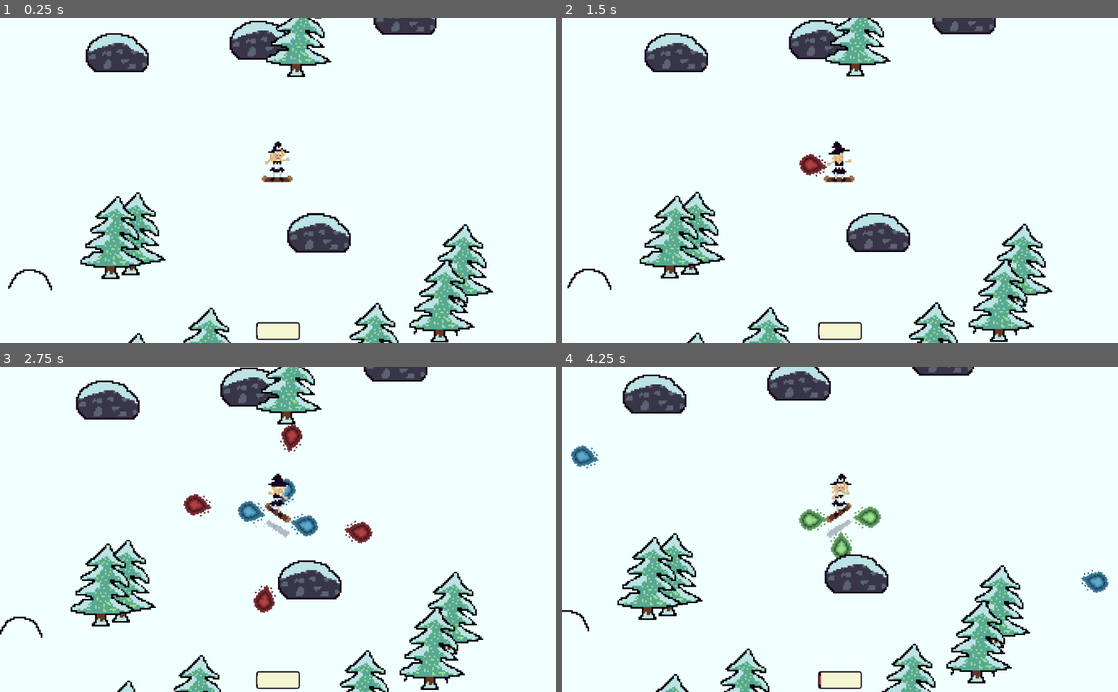
Above: before the commit, frames 1-4 (two rows, left to right).
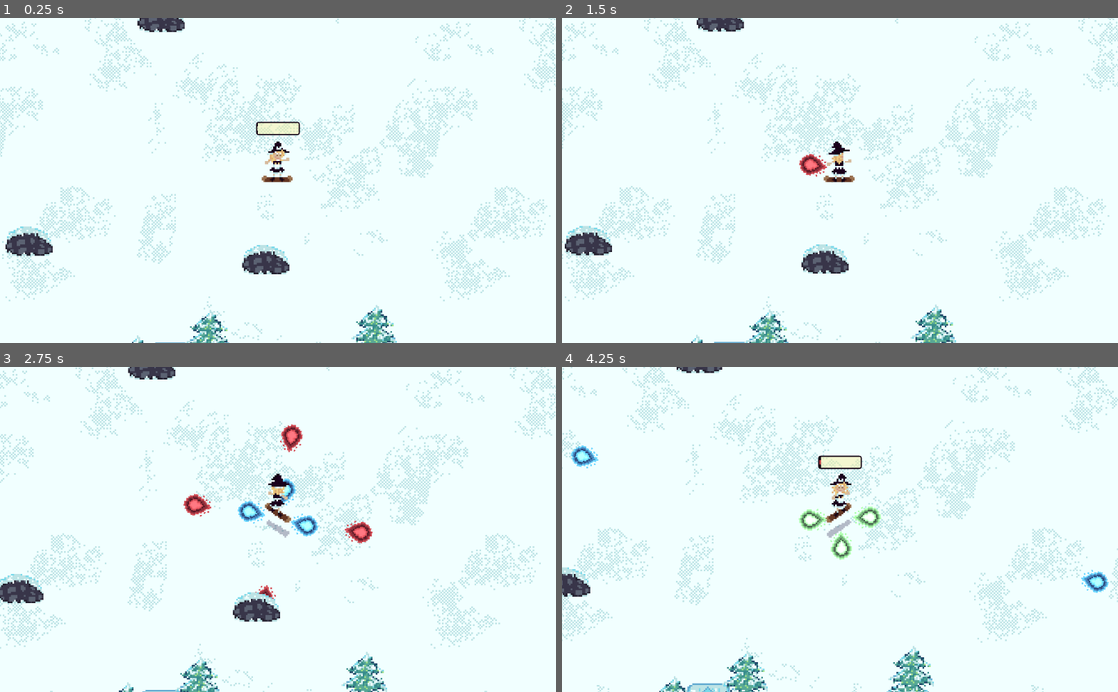
Above: after the commit, the same moments.

Repository: jiisloth/CirnoGoesSkiing
Game: Godot game, scene res://scenes/World.tscn
Same seed, same stepped clock (60 frames per second), same inputs: the game is played once before the commit and once after it.
Inputs:
- Up to frame 1 (0.25 s): no input
- Up to frame 2 (1.5 s): hold Right (right) 0.53-1.28 s; hold X (indy) 0.53-1.28 s; tap Space (jump) at 0.77, 1.07 s; tap Z (melon) at 0.8, 1.35 s; hold Left (left) from 1.28 s (still down)
- Up to frame 3 (2.75 s): tap Space (jump) at 1.52, 1.82, 2.3 s; tap C (nose) at 1.55 s; release Left (left) at 2.03 s; hold Right (right) from 2.03 s (still down); hold C (nose) from 2.03 s (still down)
- Up to frame 4 (4.25 s): release Right (right) at 2.78 s; release C (nose) at 2.78 s; hold Up (up) 2.78-3.53 s; tap Space (jump) at 2.85, 3.02, 3.32, 3.77, 4.07 s; tap X (indy) at 3.05 s; hold Left (left) from 3.53 s (still down); hold X (indy) from 3.53 s (still down); tap Z (melon) at 3.8 s

The runs differ from the first frame. In frame 1, 19% of the frame differs, in the area x 0-100%, y 0-100%; in frame 2, 19%; in frame 3, 20%; in frame 4, 18%.

Commit message:
Changed visuals and added graze

Diff:
--- a/Game/scenes/Bullet.gd
+++ b/Game/scenes/Bullet.gd
@@ -15,8 +15,11 @@
 var target = false
 var targeting = 0
 var hb_scale = 1
+var color = false
 
 func _ready():
+    if color:
+        $Sprite.modulate = color
     $CollisionShape2D.scale *= hb_scale
     $Sprite.position = Vector2.UP.rotated(-rotation)*20
     if track > 0:
--- a/Game/scenes/Bullet.tscn
+++ b/Game/scenes/Bullet.tscn
@@ -1,7 +1,10 @@
-[gd_scene load_steps=5 format=2]
+[gd_scene load_steps=6 format=2]
 
 [ext_resource path="res://img/pixelart/BulletRainDrop.png" type="Texture" id=1]
 [ext_resource path="res://scenes/Bullet.gd" type="Script" id=2]
+
+[sub_resource type="CanvasItemMaterial" id=3]
+blend_mode = 1
 
 [sub_resource type="CircleShape2D" id=1]
 radius = 4.12311
@@ -18,6 +21,10 @@
 scale = Vector2( 3, 3 )
 texture = ExtResource( 1 )
 
+[node name="Color" type="Sprite" parent="Sprite"]
+material = SubResource( 3 )
+texture = ExtResource( 1 )
+
 [node name="CollisionShape2D" type="CollisionShape2D" parent="."]
 shape = SubResource( 1 )
 
@@ -30,6 +37,7 @@
 shape = SubResource( 2 )
 
 [node name="VisibilityNotifier2D" type="VisibilityNotifier2D" parent="."]
+visible = false
 rect = Rect2( -500, -500, 1000, 1000 )
 
 [connection signal="area_entered" from="Track" to="." method="_on_Track_area_entered"]
--- a/Game/scenes/BulletShootter.gd
+++ b/Game/scenes/BulletShootter.gd
@@ -90,7 +90,7 @@
     bullet.rotation = (d + rotation)
     bullet.offset = Vector2(50,0).rotated(d+ rotation)
     bullet.global_position = get_parent().global_position + Vector2(50,0).rotated(d+ rotation)
-    bullet.modulate = color
+    bullet.color = color
     bullet.speed = 400 + 400*fly.z
     bullet.damage = 1 + hit.z*3 + trick_total*0.1
     bullet.wave = fly.y
--- a/Game/scenes/Chunk.gd
+++ b/Game/scenes/Chunk.gd
@@ -15,8 +15,8 @@
 
 func _ready():
     rng.seed = coords.x * 1000 + coords.y*10000 + coords.x + coords.y
-    add_objects(Trees, 1, 8)
-    add_objects(Rocks, 1, 6)
+    add_objects(Trees, -2, 8)
+    add_objects(Rocks, -2, 6)
     add_objects(Ramp, -2, 5)
 
 func add_objects(pscene, mini, maxi):
--- a/Game/scenes/Chunk.tscn
+++ b/Game/scenes/Chunk.tscn
@@ -1,12 +1,18 @@
-[gd_scene load_steps=5 format=2]
+[gd_scene load_steps=6 format=2]
 
 [ext_resource path="res://scenes/Chunk.gd" type="Script" id=1]
 [ext_resource path="res://scenes/Tree.tscn" type="PackedScene" id=2]
 [ext_resource path="res://scenes/Rock.tscn" type="PackedScene" id=3]
 [ext_resource path="res://scenes/Ramp.tscn" type="PackedScene" id=4]
+[ext_resource path="res://img/pixelart/snow.png" type="Texture" id=5]
 
 [node name="Chunk" type="YSort"]
 script = ExtResource( 1 )
 Trees = ExtResource( 2 )
 Rocks = ExtResource( 3 )
 Ramp = ExtResource( 4 )
+
+[node name="Snow" type="Sprite" parent="."]
+scale = Vector2( 3, 3 )
+z_index = -2
+texture = ExtResource( 5 )
--- /dev/null
+++ b/Game/scenes/Effect_Get.gd
@@ -0,0 +1,18 @@
+extends Label
+
+var types = {
+    "Graze": Color("#a24090")
+   }
+var etype = "Graze"
+
+func _ready():
+    text = etype + " +1"
+    for s in get_children():
+        s.text = text
+        s.add_color_override("font_color", types[etype])
+    var tween = Tween.new()
+    add_child(tween)
+    tween.interpolate_property(self, "margin_top", -8, -70,1.5, Tween.TRANS_ELASTIC, Tween.EASE_OUT)
+    tween.start()
+    yield(get_tree().create_timer(2), "timeout")
+    queue_free()
--- /dev/null
+++ b/Game/scenes/Effect_Get.tscn
@@ -0,0 +1,101 @@
+[gd_scene load_steps=4 format=2]
+
+[ext_resource path="res://misc/CyberSloth.ttf" type="DynamicFontData" id=1]
+[ext_resource path="res://scenes/Effect_Get.gd" type="Script" id=2]
+
+[sub_resource type="DynamicFont" id=1]
+font_data = ExtResource( 1 )
+
+[node name="Effect_Get" type="Label"]
+anchor_left = 0.561
+anchor_top = 0.414
+anchor_right = 0.561
+anchor_bottom = 0.414
+margin_left = 22.5359
+margin_top = -7.40002
+margin_right = 79.5359
+margin_bottom = 8.59998
+custom_colors/font_color = Color( 1, 1, 1, 1 )
+custom_fonts/font = SubResource( 1 )
+text = "Graze +1"
+script = ExtResource( 2 )
+__meta__ = {
+"_edit_group_": true,
+"_edit_use_anchors_": true
+}
+
+[node name="Outline" type="Label" parent="."]
+show_behind_parent = true
+margin_left = -2.0
+margin_top = -2.0
+margin_right = 55.0
+margin_bottom = 33.0
+custom_fonts/font = SubResource( 1 )
+text = "Graze +1
+"
+
+[node name="Outline2" type="Label" parent="."]
+show_behind_parent = true
+margin_top = -2.0
+margin_right = 57.0
+margin_bottom = 33.0
+custom_fonts/font = SubResource( 1 )
+text = "Graze +1
+"
+
+[node name="Outline3" type="Label" parent="."]
+show_behind_parent = true
+margin_left = -2.0
+margin_right = 55.0
+margin_bottom = 35.0
+custom_fonts/font = SubResource( 1 )
+text = "Graze +1
+"
+
+[node name="Outline4" type="Label" parent="."]
+show_behind_parent = true
+margin_left = 2.0
+margin_top = -2.0
+margin_right = 59.0
+margin_bottom = 33.0
+custom_fonts/font = SubResource( 1 )
+text = "Graze +1
+"
+
+[node name="Outline5" type="Label" parent="."]
+show_behind_parent = true
+margin_left = 2.0
+margin_right = 59.0
+margin_bottom = 35.0
+custom_fonts/font = SubResource( 1 )
+text = "Graze +1
+"
+
+[node name="Outline6" type="Label" parent="."]
+show_behind_parent = true
+margin_left = -2.0
+margin_top = 2.0
+margin_right = 55.0
+margin_bottom = 37.0
+custom_fonts/font = SubResource( 1 )
+text = "Graze +1
+"
+
+[node name="Outline7" type="Label" parent="."]
+show_behind_parent = true
+margin_top = 2.0
+margin_right = 57.0
+margin_bottom = 37.0
+custom_fonts/font = SubResource( 1 )
+text = "Graze +1
+"
+
+[node name="Outline8" type="Label" parent="."]
+show_behind_parent = true
+margin_left = 2.0
+margin_top = 2.0
+margin_right = 59.0
+margin_bottom = 37.0
+custom_fonts/font = SubResource( 1 )
+text = "Graze +1
+"
--- a/Game/scenes/Obstacle.gd
+++ b/Game/scenes/Obstacle.gd
@@ -4,10 +4,18 @@
 export(int) var height = 30
 export(int) var damage = 1
 export(int) var health = 1
+export(bool) var flippable = true
+
+var graze = true
+
+func _ready():
+    if flippable:
+        $Sprite.scale.x = $Sprite.scale.x
 
 func _on_Area2D_body_entered(body):
     if body.name == "Player":
         if body.height < height:
+            graze = false
             body.hit(damage, true)
 func die():
     queue_free()
@@ -20,3 +28,11 @@
             health -= area.damage
             if health < 0:
                 die()
+
+
+
+func _on_Grace_body_exited(body):
+    if body.name == "Player":
+        if graze:
+            body.graze()
+        graze = true
--- a/Game/scenes/Player.gd
+++ b/Game/scenes/Player.gd
@@ -1,6 +1,8 @@
 extends KinematicBody2D
 
 export(PackedScene) var BulletShootter
+export(PackedScene) var Effect_text
+
 
 
 var velocity = Vector2.ZERO
@@ -21,7 +23,7 @@
 const gravity = 10
 const turnspeed = 1.6
 
-var active_ramp = false
+var active_ramps = []
 
 var tricks = []
 var current_trick = trick.NONE
@@ -34,11 +36,13 @@
     NOSE
    }
 
-signal start_trick
-signal add_trick
-signal end_jump
+var coyote = 0
+var was_on_ground = true
+var jumped = false
+
 
 func _physics_process(delta):
+    set_was_on_ground(delta)
     var turn = 0
     if Input.is_action_pressed("left"):
         turn -= 1
@@ -64,13 +68,21 @@
 
     if Input.is_action_pressed("up") and is_on_ground():
         pass #climb hill
-    if Input.is_action_just_pressed("jump") and is_on_ground():
+    if Input.is_action_just_pressed("jump") and was_on_ground and not jumped:
+        jumped = true
         jump_turn = 0
         tricks = []
-        lift = 3
-        if active_ramp:
-            lift += clamp(get_ground_height(active_ramp)*movespeed*movespeed*0.000001,0,5)
-            active_ramp = false
+        if is_on_ground():
+            lift = 3
+        else:
+            lift += 3
+        if len(active_ramps) > 0:
+            lift += get_ramp_lift(get_ground_height(active_ramps),movespeed)
+            if is_on_ground():
+                jump = get_ground_height(active_ramps)
+            else:
+                jump += get_ground_height(active_ramps)
+            active_ramps = []
     if Input.is_action_pressed("jump") and $Damaged.time_left <= 0:
         lift -= delta*gravity*0.5
     else:
@@ -82,17 +94,17 @@
             if current_trick != trick.MELON:
                 add_trick()
             current_trick = trick.MELON
-            emit_signal("start_trick")
+            $Character/Trickbar.start_trick()
         if Input.is_action_just_pressed("indy"):
             if current_trick != trick.INDY:
                 add_trick()
             current_trick = trick.INDY
-            emit_signal("start_trick")
+            $Character/Trickbar.start_trick()
         if Input.is_action_just_pressed("nose"):
             if current_trick != trick.NOSE:
                 add_trick()
             current_trick = trick.NOSE
-            emit_signal("start_trick")
+            $Character/Trickbar.start_trick()
 
         match current_trick:
             trick.MELON:
@@ -116,7 +128,7 @@
 
 
     if jump > 0 and max(jump + lift, 0) == 0:
-        emit_signal("end_jump")
+        $Character/Trickbar.clear()
         shoot()
         tricks = []
         current_trick = trick.NONE
@@ -124,9 +136,13 @@
         trick_total = 0
     jump = max(jump + lift, 0)
     var ground_height = 0
-    if active_ramp:
-        ground_height = get_ground_height(active_ramp)
-    height = jump + ground_height
+    if len(active_ramps) > 0:
+        ground_height = get_ground_height(active_ramps)
+    if is_on_ground():
+        jumped = false
+        height = jump + ground_height
+    else:
+        height = jump
 
     if is_on_ground():
         dir += delta*turn*turnspeed
@@ -174,7 +190,7 @@
     move_and_slide(velocity, Vector2.UP)
 
 func add_trick():
-    emit_signal("add_trick")
+    $Character/Trickbar.add_trick()
     if current_trick != trick.NONE:
         tricks.append(Vector2(current_trick, trick_tick))
         trick_tick = 0
@@ -212,14 +228,14 @@
         breath -= TAU
 
     if sin(breath) > 0.2:
-        $Character/Head.position.y = -9
-    else:
-        $Character/Head.position.y = -10
+        $Character/Head.position.y = -27
+    else:
+        $Character/Head.position.y = -30
 
     if sin(breath) > 0.3:
-        $Character/Torso.position.y = -9
-    else:
-        $Character/Torso.position.y = -10
+        $Character/Torso.position.y = -27
+    else:
+        $Character/Torso.position.y = -30
 
 
 
@@ -247,19 +263,32 @@
     add_child(shootter)
 
 func on_ramp(ramp):
-    if active_ramp:
-        if get_ground_height(ramp) < get_ground_height(active_ramp):
-            return
-    active_ramp = ramp
+    if not ramp in active_ramps:
+        active_ramps.append(ramp)
 
 func off_ramp(ramp):
-    if active_ramp:
-        if active_ramp == ramp:
-            active_ramp = false
-
-func get_ground_height(ramp):
-    var distance = abs(ramp.global_position.y - global_position.y)
-    return (1-distance/24) * ramp.height
+    if ramp in active_ramps:
+        active_ramps.erase(ramp)
+
+func get_ground_height(ramps):
+    var gh = 0
+    for ramp in ramps:
+        var distance = abs(ramp.global_position.y - global_position.y)
+        gh = max(gh, (1-distance/24) * ramp.height)
+    return gh
+
+func force_jump(h):
+    if was_on_ground:
+        if is_on_ground():
+            lift = get_ramp_lift(h,movespeed)
+            jump = h
+        else:
+            lift += get_ramp_lift(h,movespeed)
+            jump += h
+        active_ramps = []
+
+func get_ramp_lift(h,s):
+    return clamp(h*abs(movespeed)*0.0001,0,5)
 
 func is_on_ground():
     if jump == 0:
@@ -267,5 +296,20 @@
     else:
         return false
 
+func set_was_on_ground(delta):
+    if not is_on_ground():
+        coyote += delta
+    else:
+        coyote = 0
+    if coyote < 0.2:
+        was_on_ground = true
+    else:
+        was_on_ground = false
+
+func graze():
+    var txt = Effect_text.instance()
+    txt.etype = "Graze"
+    add_child(txt)
+
 func angle_difference(from,to):
     return Vector2.UP.rotated(from).angle_to(Vector2.UP.rotated(to))
--- a/Game/scenes/Player.tscn
+++ b/Game/scenes/Player.tscn
@@ -6,6 +6,8 @@
 [ext_resource path="res://img/pixelart/torso.png" type="Texture" id=4]
 [ext_resource path="res://img/pixelart/head.png" type="Texture" id=5]
 [ext_resource path="res://scenes/BulletShootter.tscn" type="PackedScene" id=6]
+[ext_resource path="res://scenes/Trickbar.tscn" type="PackedScene" id=7]
+[ext_resource path="res://scenes/Effect_Get.tscn" type="PackedScene" id=8]
 
 [sub_resource type="CircleShape2D" id=1]
 radius = 4.0
@@ -24,6 +26,7 @@
 [node name="Player" type="KinematicBody2D"]
 script = ExtResource( 2 )
 BulletShootter = ExtResource( 6 )
+Effect_text = ExtResource( 8 )
 
 [node name="CollisionShape2D" type="CollisionShape2D" parent="."]
 shape = SubResource( 1 )
@@ -32,7 +35,7 @@
 position = Vector2( 0, 7.95808e-13 )
 z_index = -1
 z_as_relative = false
-amount = 26
+amount = 50
 lifetime = 3.0
 randomness = 0.12
 local_coords = false
@@ -46,23 +49,29 @@
 hframes = 12
 
 [node name="Character" type="Node2D" parent="."]
-scale = Vector2( 3, 3 )
 
 [node name="Feet" type="Sprite" parent="Character"]
-position = Vector2( 0, -10 )
+position = Vector2( 0, -30 )
+scale = Vector2( 3, 3 )
 texture = ExtResource( 3 )
 hframes = 12
 
 [node name="Torso" type="Sprite" parent="Character"]
-position = Vector2( 0, -10 )
+position = Vector2( 0, -30 )
+scale = Vector2( 3, 3 )
 texture = ExtResource( 4 )
 hframes = 12
 
 [node name="Head" type="Sprite" parent="Character"]
-position = Vector2( 0, -10 )
+position = Vector2( 0, -30 )
+scale = Vector2( 3, 3 )
 texture = ExtResource( 5 )
 hframes = 12
 vframes = 2
+
+[node name="Trickbar" parent="Character" instance=ExtResource( 7 )]
+margin_top = -108.0
+margin_bottom = -84.0
 
 [node name="Camera2D" type="Camera2D" parent="."]
 current = true
--- a/Game/scenes/Ramp.gd
+++ b/Game/scenes/Ramp.gd
@@ -12,3 +12,8 @@
 func _on_Area2D_body_exited(body):
     if body.name == "Player":
         body.off_ramp(self)
+
+
+func _on_ForceJump_body_entered(body):
+    if body.name == "Player":
+        body.force_jump(height)
--- a/Game/scenes/Ramp.tscn
+++ b/Game/scenes/Ramp.tscn
@@ -1,25 +1,40 @@
-[gd_scene load_steps=4 format=2]
+[gd_scene load_steps=5 format=2]
 
 [ext_resource path="res://img/pixelart/hyppyri.png" type="Texture" id=1]
 [ext_resource path="res://scenes/Ramp.gd" type="Script" id=2]
 
 [sub_resource type="CapsuleShape2D" id=1]
-radius = 23.9999
+radius = 22.9999
 height = 36.0001
+
+[sub_resource type="CapsuleShape2D" id=2]
+radius = 2.99991
+height = 58.0002
 
 [node name="Ramp" type="Node2D"]
 script = ExtResource( 2 )
 
 [node name="Area2D" type="Area2D" parent="."]
+position = Vector2( 0, -6 )
 
 [node name="CollisionShape2D" type="CollisionShape2D" parent="Area2D"]
+position = Vector2( 0, -7 )
 rotation = 1.5708
 shape = SubResource( 1 )
 
+[node name="ForceJump" type="Area2D" parent="."]
+position = Vector2( 0, -6 )
+
+[node name="CollisionShape2D" type="CollisionShape2D" parent="ForceJump"]
+position = Vector2( 0, 6 )
+rotation = 1.5708
+shape = SubResource( 2 )
+
 [node name="Sprite" type="Sprite" parent="."]
-position = Vector2( -1, -19 )
+position = Vector2( 0, -15 )
 scale = Vector2( 3, 3 )
 texture = ExtResource( 1 )
 
 [connection signal="body_entered" from="Area2D" to="." method="_on_Area2D_body_entered"]
 [connection signal="body_exited" from="Area2D" to="." method="_on_Area2D_body_exited"]
+[connection signal="body_entered" from="ForceJump" to="." method="_on_ForceJump_body_entered"]
--- a/Game/scenes/Rock.tscn
+++ b/Game/scenes/Rock.tscn
@@ -4,12 +4,13 @@
 [ext_resource path="res://scenes/Obstacle.gd" type="Script" id=2]
 
 [sub_resource type="CapsuleShape2D" id=1]
-radius = 11.0
-height = 62.0
+radius = 4.99988
+height = 66.0003
 
 [node name="Rock" type="Node2D"]
 script = ExtResource( 2 )
-height = 50
+height = 45
+health = 2
 
 [node name="Area2D" type="Area2D" parent="." groups=["Obstacle"]]
 
@@ -18,7 +19,7 @@
 shape = SubResource( 1 )
 
 [node name="Sprite" type="Sprite" parent="."]
-position = Vector2( 0, -31 )
+position = Vector2( 0, -21 )
 scale = Vector2( 3, 3 )
 texture = ExtResource( 1 )
 
--- a/Game/scenes/Tree.tscn
+++ b/Game/scenes/Tree.tscn
@@ -1,10 +1,13 @@
-[gd_scene load_steps=4 format=2]
+[gd_scene load_steps=5 format=2]
 
 [ext_resource path="res://img/pixelart/puu.png" type="Texture" id=1]
 [ext_resource path="res://scenes/Obstacle.gd" type="Script" id=2]
 
 [sub_resource type="CircleShape2D" id=1]
 radius = 29.0172
+
+[sub_resource type="CircleShape2D" id=2]
+radius = 36.0
 
 [node name="Tree" type="Node2D"]
 script = ExtResource( 2 )
@@ -16,9 +19,15 @@
 shape = SubResource( 1 )
 
 [node name="Sprite" type="Sprite" parent="."]
-position = Vector2( 4, -71 )
+position = Vector2( 1, -69 )
 scale = Vector2( 3, 3 )
 texture = ExtResource( 1 )
 
+[node name="Grace" type="Area2D" parent="."]
+
+[node name="CollisionShape2D" type="CollisionShape2D" parent="Grace"]
+shape = SubResource( 2 )
+
 [connection signal="area_entered" from="Area2D" to="." method="_on_Area2D_area_entered"]
 [connection signal="body_entered" from="Area2D" to="." method="_on_Area2D_body_entered"]
+[connection signal="body_exited" from="Grace" to="." method="_on_Grace_body_exited"]
--- a/Game/scenes/Trickbar.gd
+++ b/Game/scenes/Trickbar.gd
@@ -6,10 +6,14 @@
 var current_rekt = false
 var tricks = []
 
+func _ready():
+    player = get_parent().get_parent()
+
 func _process(delta):
     update_rekt()
 
 func start_trick():
+    visible = true
     var rekt = ColorRect.new()
     match player.current_trick:
         player.trick.MELON:
@@ -47,7 +51,9 @@
     $Separators/Separator2.anchor_left = pointer / 3.0 * 2
     $Separators/Separator2.anchor_right = pointer / 3.0 * 2
 
+
 func clear():
+    visible = false
     current_rekt = false
     tricks = []
     for rekt in $Bars.get_children():
--- a/Game/scenes/Trickbar.tscn
+++ b/Game/scenes/Trickbar.tscn
@@ -35,13 +35,13 @@
 
 [node name="Trickbar" type="Panel"]
 anchor_left = 0.5
-anchor_top = 1.0
+anchor_top = 0.5
 anchor_right = 0.5
-anchor_bottom = 1.0
+anchor_bottom = 0.5
 margin_left = -33.0
-margin_top = -38.0
+margin_top = -102.0
 margin_right = 33.0
-margin_bottom = -6.0
+margin_bottom = -78.0
 custom_styles/panel = SubResource( 1 )
 script = ExtResource( 1 )
 
--- a/Game/scenes/World.gd
+++ b/Game/scenes/World.gd
@@ -2,11 +2,6 @@
 
 export(PackedScene) var Chunk
 
-func _ready():
-    $CanvasLayer/Trickbar.player = $Player
-    $Player.connect("add_trick", $CanvasLayer/Trickbar, "add_trick")
-    $Player.connect("start_trick", $CanvasLayer/Trickbar, "start_trick")
-    $Player.connect("end_jump", $CanvasLayer/Trickbar, "clear")
 
 func _process(delta):
     check_chunks()
--- a/Game/scenes/World.tscn
+++ b/Game/scenes/World.tscn
@@ -1,9 +1,8 @@
-[gd_scene load_steps=5 format=2]
+[gd_scene load_steps=4 format=2]
 
 [ext_resource path="res://scenes/World.gd" type="Script" id=1]
 [ext_resource path="res://scenes/Chunk.tscn" type="PackedScene" id=2]
 [ext_resource path="res://scenes/Player.tscn" type="PackedScene" id=3]
-[ext_resource path="res://scenes/Trickbar.tscn" type="PackedScene" id=4]
 
 [node name="World" type="YSort"]
 script = ExtResource( 1 )
@@ -12,7 +11,3 @@
 [node name="Chunks" type="YSort" parent="."]
 
 [node name="Player" parent="." instance=ExtResource( 3 )]
-
-[node name="CanvasLayer" type="CanvasLayer" parent="."]
-
-[node name="Trickbar" parent="CanvasLayer" instance=ExtResource( 4 )]
Binary file changed: Game/img/pixelart/BulletRainDrop.png
Binary file changed: Game/img/pixelart/head.png
Binary file changed: Game/img/pixelart/hyppyri.png
Binary file changed: Game/img/pixelart/kivi.png
Binary file changed: Game/img/pixelart/puu.png
Binary file added: Game/img/pixelart/snow.png
Not shown, added: Game/img/pixelart/snow.png.import
Binary file added: Game/misc/CyberSloth.ttf
Not shown: 1 places in Game/scenes/Player.tscn that only renumber resources
